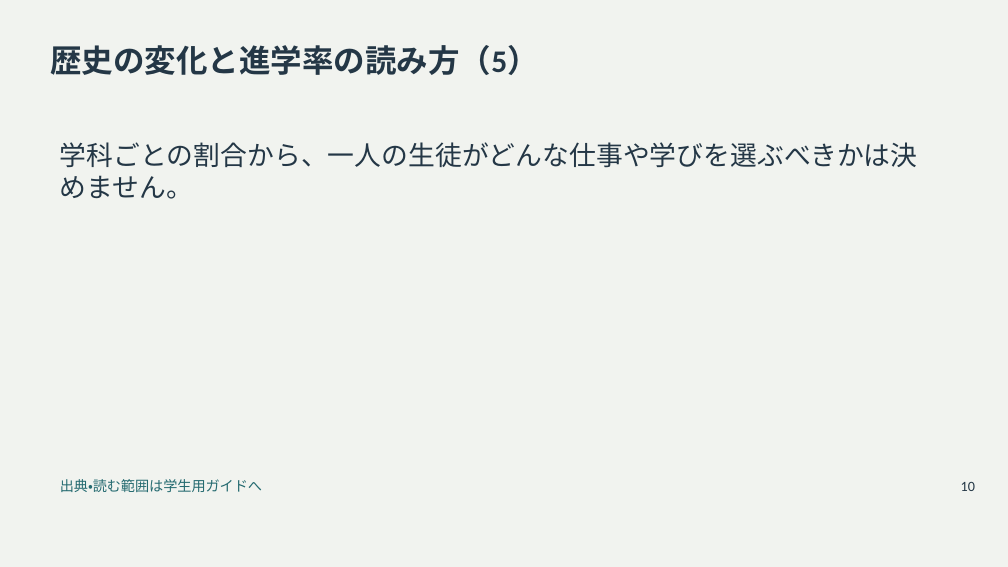
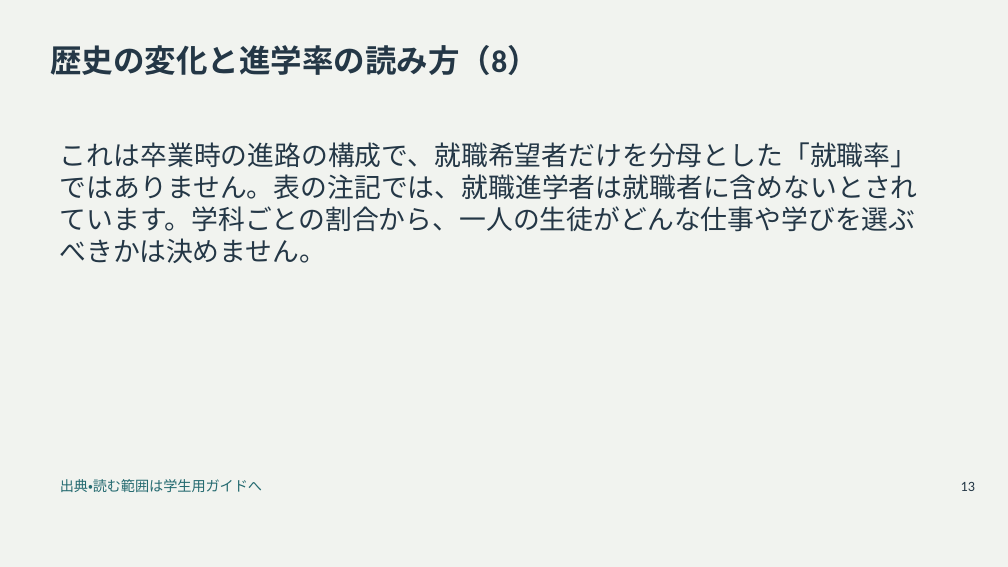
Before and after one commit to zooc-14calbp/industrial-education-i, a slide deck: slide 13 of reorganized/20261105/main/04/slides.pptx (slide 10 before the commit). Drawn at 1008x567 pixels with LibreOffice and Linux fonts; fonts in the diff are those of the drawing. Boxes give left, top, right and bottom in pixels: in the first picture for what was removed or moved away, otherwise in the second. Text is boxed around its words. In the diff, an @@ line names an element or a change of style, - is before the commit and + after.

```diff
--- a/reorganized/20261105/main/04/slides.pptx
+++ b/reorganized/20261105/main/04/slides.pptx
@@ title at (50,45,538,75): text changed @@
-歴史の変化と進学率の読み方（5）
+歴史の変化と進学率の読み方（8）
@@ text at (60,142,918,263): text changed @@
-学科ごとの割合から、一人の生徒がどんな仕事や学びを選ぶべきかは決めません。
+これは卒業時の進路の構成で、就職希望者だけを分母とした「就職率」ではありません。表の注記では、就職進学者は就職者に含めないとされています。学科ごとの割合から、一人の生徒がどんな仕事や学びを選ぶべきかは決めません。
@@ text at (961,482,975,491): text changed @@
-10
+13
```
Also in this commit, not shown: 14 other slides changed, 16 slides added, 17 other files.
